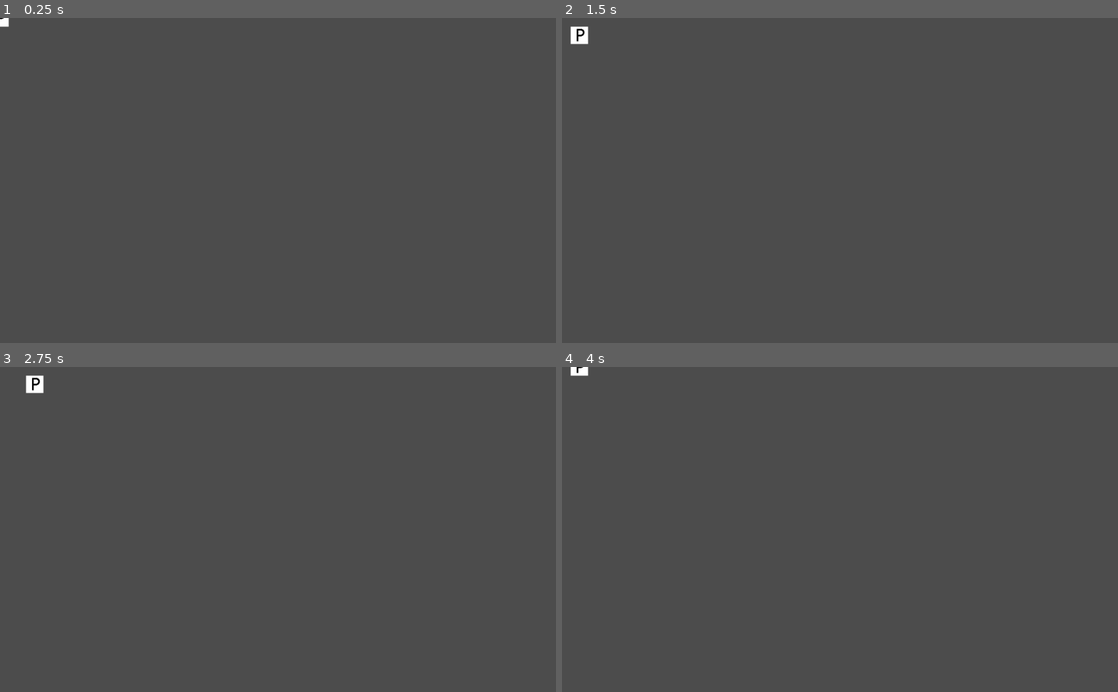
Above: before the commit, frames 1-4 (two rows, left to right).
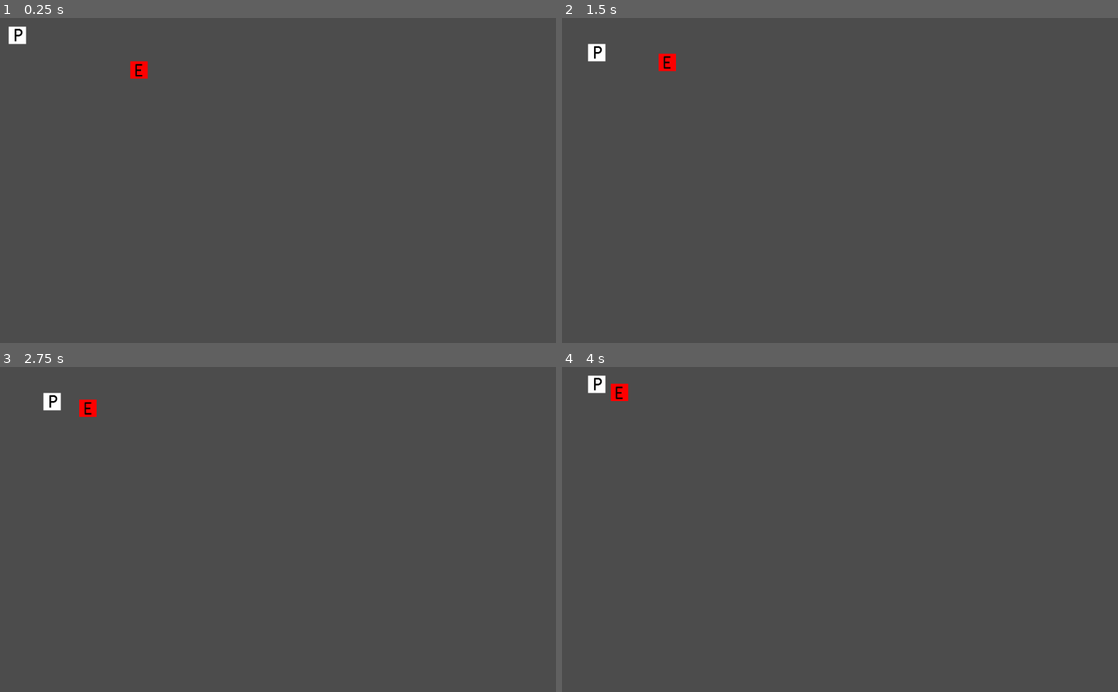
Above: after the commit, the same moments.

Repository: Mosarator/GameJam2020
Game: Godot game, scene res://Assets/Scenes/MainScene.tscn
Two runs of this game, one before a commit and one after it. Both use one fixed random seed, a clock stepped at 60 frames per second and the inputs below.
Inputs:
- Up to frame 1 (0.25 s): no input
- Up to frame 2 (1.5 s): tap Enter at 0.5 s; hold Right (ui_right) 0.53-1.28 s; tap Space at 1.25 s; hold Down (ui_down) from 1.28 s (still down)
- Up to frame 3 (2.75 s): tap Enter at 2 s; release Down (ui_down) at 2.03 s; hold Right (ui_right) from 2.03 s (still down)
- Up to frame 4 (4 s): tap Space at 2.75 s; release Right (ui_right) at 2.78 s; hold Up (ui_up) 2.78-3.53 s; tap Enter at 3.5 s; hold Left (ui_left) from 3.53 s (still down)

The runs differ from the first frame. In frame 1, 0.4% of the frame differs, in the area x 0-27%, y 0-19%; in frame 2, 0.5%, in the area x 1-21%, y 2-17%; in frame 3, 0.5%; in frame 4, 0.4%.

Commit message:
projekt skelett erstellt

Diff:
--- /dev/null
+++ b/Assets/Scenes/Enemy.tscn
@@ -0,0 +1,10 @@
+[gd_scene load_steps=3 format=2]
+
+[ext_resource path="res://Assets/Images/Enemy.png" type="Texture" id=1]
+[ext_resource path="res://Assets/Scripts/EnemyScript.gd" type="Script" id=2]
+
+[node name="Enemy" type="Area2D"]
+script = ExtResource( 2 )
+
+[node name="Sprite" type="Sprite" parent="."]
+texture = ExtResource( 1 )
--- a/Assets/Scenes/MainScene.tscn
+++ b/Assets/Scenes/MainScene.tscn
@@ -1,7 +1,12 @@
-[gd_scene load_steps=2 format=2]
+[gd_scene load_steps=3 format=2]
 
 [ext_resource path="res://Assets/Scenes/PlayerObject.tscn" type="PackedScene" id=1]
+[ext_resource path="res://Assets/Scenes/Enemy.tscn" type="PackedScene" id=2]
 
 [node name="MainScene" type="Node2D"]
 
 [node name="PlayerObject" parent="." instance=ExtResource( 1 )]
+position = Vector2( 32, 32 )
+
+[node name="Enemy" parent="." instance=ExtResource( 2 )]
+position = Vector2( 256, 96 )
--- /dev/null
+++ b/Assets/Scripts/EnemyScript.gd
@@ -0,0 +1,33 @@
+extends Area2D
+
+
+# Declare member variables here. Examples:
+# var a = 2
+# var b = "text"
+
+
+func start_turn():
+    # Beispiel:
+    # Suche Spieler position
+    # Bestimme in welche Richtung ich mich bewegen muss
+    # Bewege dich in die Richtung
+    var player = GameManager.player
+    var direction = Vector2()
+    direction = player.position - self.position
+    direction = direction.normalized()
+    position += direction*GameConstants.GRIDSIZE
+    end_turn()
+    pass
+
+func end_turn():
+    pass
+
+# Called when the node enters the scene tree for the first time.
+func _ready():
+    GameManager.enemylist.append(self)
+    pass # Replace with function body.
+
+
+# Called every frame. 'delta' is the elapsed time since the previous frame.
+func _process(delta):
+    pass
--- /dev/null
+++ b/Assets/Scripts/GameConstants.gd
@@ -0,0 +1,17 @@
+extends Node
+
+
+# Declare member variables here. Examples:
+# var a = 2
+# var b = "text"
+
+export (int) var GRIDSIZE=32
+
+# Called when the node enters the scene tree for the first time.
+func _ready():
+    pass # Replace with function body.
+
+
+# Called every frame. 'delta' is the elapsed time since the previous frame.
+#func _process(delta):
+#    pass
--- /dev/null
+++ b/Assets/Scripts/GameManager.gd
@@ -0,0 +1,32 @@
+extends Node
+
+
+# Declare member variables here. Examples:
+# var a = 2
+# var b = "text"
+var player
+var enemylist
+
+
+# Called when the node enters the scene tree for the first time.
+func _ready():
+    if enemylist == null:
+        enemylist = []
+    pass # Replace with function body.
+
+func start_player_turn():
+    pass
+
+func start_enemies_turn():
+    for enemy in enemylist:
+        enemy.start_turn()
+    pass
+
+func use_me():
+    print("daddy")
+    pass
+
+
+# Called every frame. 'delta' is the elapsed time since the previous frame.
+#func _process(delta):
+#    pass
--- a/Assets/Scripts/PlayerObjectScript.gd
+++ b/Assets/Scripts/PlayerObjectScript.gd
@@ -8,14 +8,24 @@
 
 
 func _move(direction):
-    position += gridsize*direction
+    position += GameConstants.GRIDSIZE*direction
+    GameManager.use_me()
+    pass
+
+func start_turn():
+    # enable Player Input
+    # etc.
     pass
 
 func _end_turn():
+    # disable player input
+    # call enemies turn
+    GameManager.start_enemies_turn()
     pass
 
 # Called when the node enters the scene tree for the first time.
 func _ready():
+    GameManager.player = self
     pass # Replace with function body.
 
 
@@ -30,6 +40,7 @@
         direction.x = -1
     elif Input.is_action_just_pressed("ui_right"):
         direction.x = 1
-    _move(direction)
-    _end_turn()
+    if(direction.length()>0):
+        _move(direction)
+        _end_turn()
     pass
--- a/project.godot
+++ b/project.godot
@@ -19,6 +19,11 @@
 run/main_scene="res://Assets/Scenes/MainScene.tscn"
 config/icon="res://icon.png"
 
+[autoload]
+
+GameManager="*res://Assets/Scripts/GameManager.gd"
+GameConstants="*res://Assets/Scripts/GameConstants.gd"
+
 [rendering]
 
 environment/default_environment="res://default_env.tres"
Binary file added: Assets/Images/Enemy.png
Not shown, added: Assets/Images/Enemy.png.import
